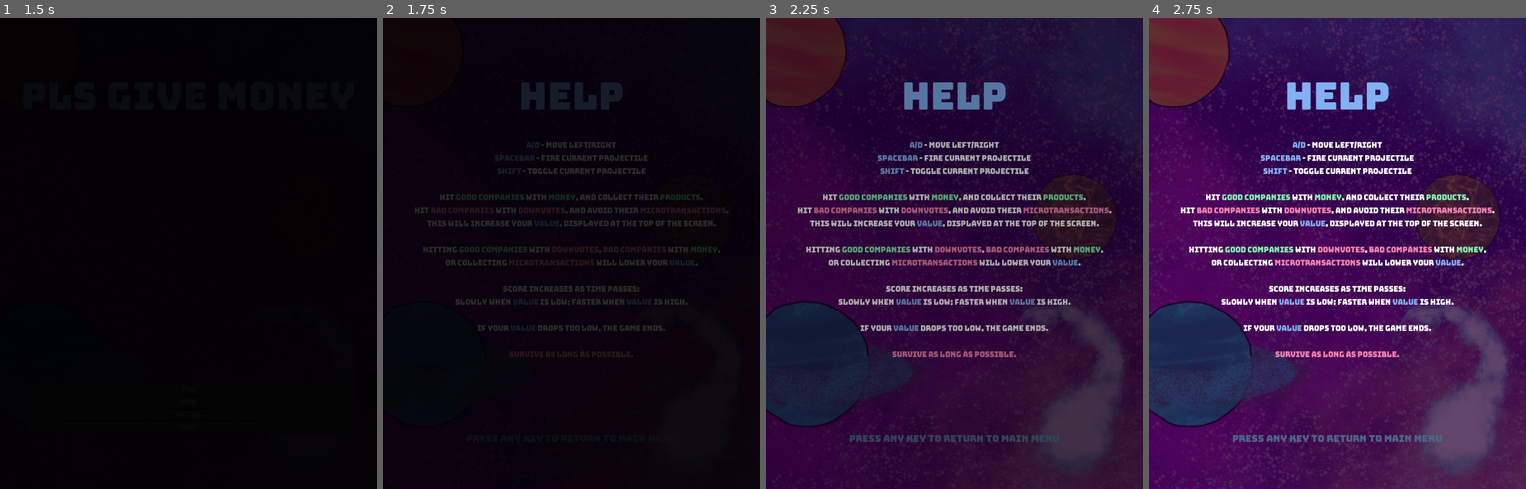
Above: before the commit, frames 1-4 (left to right).
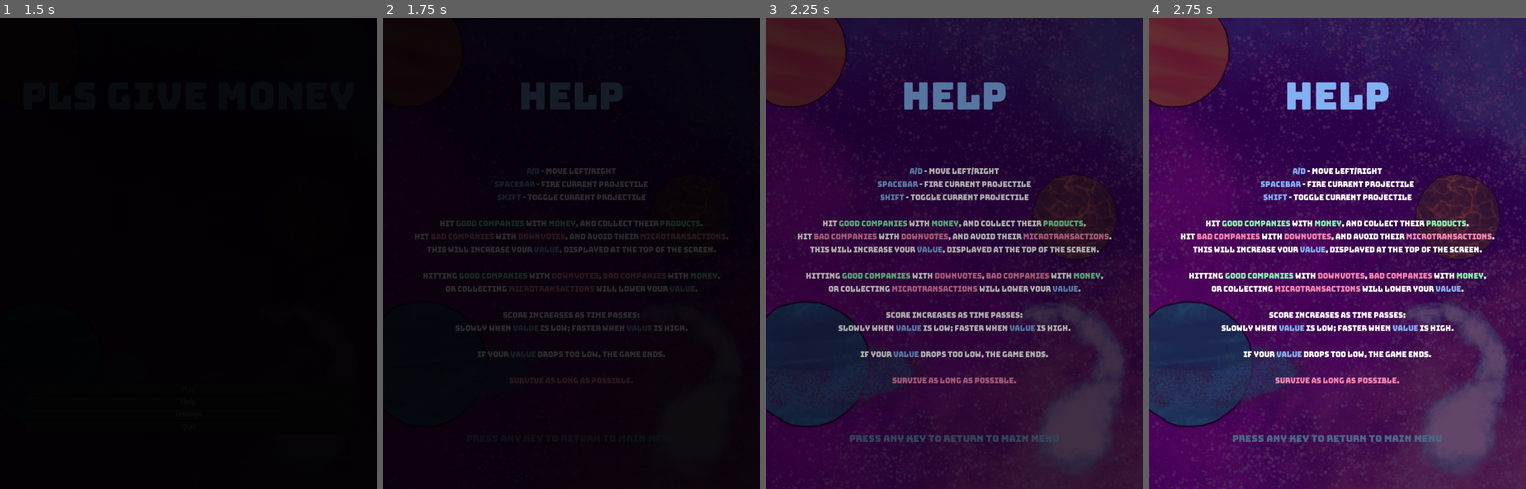
Above: after the commit, the same moments.

Repository: SJPGDD/PlsGiveMoney
Game: Godot game, scene res://Scenes/Menu.tscn
Same seed, same stepped clock (60 frames per second), same inputs: the game is played once before the commit and once after it.
Inputs (mouse positions are in pixels of both pictures, inside the frame that each line leads up to):
- Up to frame 1 (1.5 s): click "Help" at 0.5 s; move the mouse to (271, 229) at 1.27 s; hold D (move_right) from 1.28 s (still down); tap Shift (toggle_projectile) at 1.35 s
- Up to frame 2 (1.75 s): keep holding D (move_right)
- Up to frame 3 (2.25 s): tap Enter at 2 s; move the mouse to (879, 277) at 2.02 s; release D (move_right) at 2.03 s; hold A (move_left) from 2.03 s (still down); tap Shift (toggle_projectile) at 2.1 s
- Up to frame 4 (2.75 s): keep holding A (move_left)

Frame 1 is identical in both runs. In frame 2, 5.4% of the frame differs, in the area x 8-92%, y 26-78%; in frame 3, 9.7%; in frame 4, 10%.

Commit message:
UI Tweaks, Message Scene (Needs Display System)

Diff:
--- a/PlsGiveMoneyGD/Scenes/Game.tscn
+++ b/PlsGiveMoneyGD/Scenes/Game.tscn
@@ -5,10 +5,9 @@
 [ext_resource path="res://Scripts/Background.gd" type="Script" id=3]
 [ext_resource path="res://Scenes/Ships/Player.tscn" type="PackedScene" id=4]
 [ext_resource path="res://Scripts/CompanySpawner.gd" type="Script" id=5]
-[ext_resource path="res://Scripts/DebugReadout.gd" type="Script" id=6]
-[ext_resource path="res://Scenes/UI/ValueRatio.tscn" type="PackedScene" id=7]
-[ext_resource path="res://Assets/Fonts/BungeeDynamic.tres" type="DynamicFontData" id=8]
-[ext_resource path="res://Scenes/UI/LossScreen.tscn" type="PackedScene" id=9]
+[ext_resource path="res://Scenes/UI/ValueRatio.tscn" type="PackedScene" id=6]
+[ext_resource path="res://Assets/Fonts/BungeeDynamic.tres" type="DynamicFontData" id=7]
+[ext_resource path="res://Scenes/UI/LossScreen.tscn" type="PackedScene" id=8]
 
 [sub_resource type="Shader" id=1]
 
@@ -55,15 +54,44 @@
 "values": [ 0.0 ]
 }
 
+[sub_resource type="StyleBoxFlat" id=5]
+
+content_margin_left = -1.0
+content_margin_right = -1.0
+content_margin_top = -1.0
+content_margin_bottom = -1.0
+bg_color = Color( 0, 0, 0, 0.784314 )
+draw_center = true
+border_width_left = 0
+border_width_top = 0
+border_width_right = 0
+border_width_bottom = 2
+border_color = Color( 0.509804, 0.686275, 0.941176, 1 )
+border_blend = false
+corner_radius_top_left = 0
+corner_radius_top_right = 0
+corner_radius_bottom_right = 0
+corner_radius_bottom_left = 0
+corner_detail = 1
+expand_margin_left = 0.0
+expand_margin_right = 0.0
+expand_margin_top = 0.0
+expand_margin_bottom = 0.0
+shadow_color = Color( 0, 0, 0, 0 )
+shadow_size = 0
+anti_aliasing = true
+anti_aliasing_size = 1
+_sections_unfolded = [ "Border", "Border Width", "Corner Radius", "Shadow" ]
+
 [sub_resource type="DynamicFont" id=4]
 
 size = 32
 use_mipmaps = false
 use_filter = false
-font_data = ExtResource( 8 )
+font_data = ExtResource( 7 )
 _sections_unfolded = [ "Font", "Settings" ]
 
-[node name="Game" type="Node2D"]
+[node name="Game" type="Node2D" index="0"]
 
 script = ExtResource( 1 )
 company_hits_player = 1.0
@@ -117,26 +145,22 @@
 size_flags_vertical = 1
 _sections_unfolded = [ "Anchor", "Focus", "Hint", "Margin", "Rect", "Size Flags" ]
 
-[node name="DebugReadout" type="Label" parent="UI" index="0"]
+[node name="Shade" type="Panel" parent="UI" index="0"]
 
 anchor_left = 0.0
 anchor_top = 0.0
 anchor_right = 0.0
 anchor_bottom = 0.0
-margin_top = 200.0
-margin_right = 40.0
-margin_bottom = 214.0
+margin_right = 720.0
+margin_bottom = 95.0
 rect_pivot_offset = Vector2( 0, 0 )
-mouse_filter = 2
+mouse_filter = 0
 size_flags_horizontal = 1
-size_flags_vertical = 4
-percent_visible = 1.0
-lines_skipped = 0
-max_lines_visible = -1
-script = ExtResource( 6 )
-_sections_unfolded = [ "Rect" ]
+size_flags_vertical = 1
+custom_styles/panel = SubResource( 5 )
+_sections_unfolded = [ "Rect", "Size Flags", "Theme", "custom_styles" ]
 
-[node name="ValueRatioDisplay" parent="UI" index="1" instance=ExtResource( 7 )]
+[node name="ValueRatioDisplay" parent="UI" index="1" instance=ExtResource( 6 )]
 
 anchor_left = 0.5
 anchor_right = 0.5
@@ -158,13 +182,13 @@
 size_flags_horizontal = 1
 size_flags_vertical = 4
 custom_fonts/font = SubResource( 4 )
-custom_colors/font_color = Color( 0.509804, 0.686275, 0.941176, 1 )
+custom_colors/font_color = Color( 1, 1, 1, 1 )
 text = "0"
 align = 1
 valign = 1
 percent_visible = 1.0
 lines_skipped = 0
 max_lines_visible = -1
-_sections_unfolded = [ "Rect", "custom_colors", "custom_fonts" ]
+_sections_unfolded = [ "Material", "Rect", "Visibility", "custom_colors", "custom_fonts" ]
 
-[node name="LossScreen" parent="UI" index="3" instance=ExtResource( 9 )]
+[node name="LossScreen" parent="UI" index="3" instance=ExtResource( 8 )]
--- a/PlsGiveMoneyGD/Scenes/Help.tscn
+++ b/PlsGiveMoneyGD/Scenes/Help.tscn
@@ -117,11 +117,10 @@
 anchor_right = 0.0
 anchor_bottom = 0.0
 margin_left = 50.0
-margin_top = 235.0
+margin_top = 285.0
 margin_right = 670.0
 margin_bottom = 735.0
 rect_pivot_offset = Vector2( 0, 0 )
-rect_clip_content = true
 mouse_filter = 2
 size_flags_horizontal = 1
 size_flags_vertical = 3
@@ -149,9 +148,7 @@
 
 If your [color=#82aff0]Value[/color] drops too low, the game ends.
 
-[color=#f082af]Survive as long as possible.[/color][center]
-
-"
+[color=#f082af]Survive as long as possible.[/color][center]"
 visible_characters = -1
 percent_visible = 1.0
 override_selected_font_color = false
--- /dev/null
+++ b/PlsGiveMoneyGD/Scenes/UI/Message.tscn
@@ -0,0 +1,36 @@
+[gd_scene load_steps=4 format=2]
+
+[ext_resource path="res://Scripts/Message.gd" type="Script" id=1]
+[ext_resource path="res://Assets/Fonts/BungeeDynamic.tres" type="DynamicFontData" id=2]
+
+[sub_resource type="DynamicFont" id=1]
+
+size = 48
+use_mipmaps = false
+use_filter = true
+font_data = ExtResource( 2 )
+_sections_unfolded = [ "Font", "Settings" ]
+
+[node name="Message" type="Position2D"]
+
+script = ExtResource( 1 )
+_sections_unfolded = [ "Anchor", "Margin", "Rect", "custom_fonts" ]
+
+[node name="Text" type="Label" parent="." index="0"]
+
+anchor_left = 0.0
+anchor_top = 0.0
+anchor_right = 0.0
+anchor_bottom = 0.0
+margin_right = 234.0
+margin_bottom = 49.0
+rect_pivot_offset = Vector2( 0, 0 )
+mouse_filter = 2
+size_flags_horizontal = 1
+size_flags_vertical = 4
+custom_fonts/font = SubResource( 1 )
+text = "Message"
+percent_visible = 1.0
+lines_skipped = 0
+max_lines_visible = -1
+_sections_unfolded = [ "Anchor", "custom_fonts" ]
--- a/PlsGiveMoneyGD/Scripts/GameController.gd
+++ b/PlsGiveMoneyGD/Scripts/GameController.gd
@@ -5,8 +5,10 @@
 
 onready var player = $Player
 onready var background = $Background
+onready var ui = $UI
 onready var value_ratio = $UI/ValueRatioDisplay
 onready var score = $UI/ScoreDisplay
+onready var message = load("res://Scenes/UI/Message.tscn")
 
 var lost = false
 
@@ -64,11 +66,15 @@
 
 #Called every update to ensure that the UI components contain the relevant data
 func _refresh_ui():
+	var val = player.value_ratio.ratio
+
 	#Value Ratio Display, smoothly interpolate from the old value to the new
-	value_ratio.ratio = lerp(value_ratio.ratio, player.value_ratio.ratio, 0.07)
+	value_ratio.ratio = lerp(value_ratio.ratio, val, 0.07)
 
 	#Score display, integer representation
 	score.text = str(int(player.score))
+	val += 0.5 #Convert to 0..1 scale
+	score.self_modulate = Color(1 - val, val, 1)
 
 func lose():
 	if lost: return; else: lost = true
--- /dev/null
+++ b/PlsGiveMoneyGD/Scripts/Message.gd
@@ -0,0 +1,39 @@
+extends Position2D
+
+var text = "Message"
+var approach_position = Vector2(720/2, 250)
+var approach_speed = 0.1
+var approach_cutoff = 1.0
+var wait_duration = 2.0
+var depart_scale = Vector2(2, 2)
+var depart_speed = 0.1
+var depart_cutoff = 0.1
+
+enum MoveState {
+	APPROACH, WAIT, DEPART
+}
+
+var move_state = MoveState.APPROACH
+var waited = 0.0
+
+func _ready():
+	position.y = approach_position.y
+	$Text.rect_position -= $Text.rect_size / 2
+
+func _process(delta):
+	match move_state:
+		MoveState.APPROACH:
+			position.x = lerp(position.x, approach_position.x, 0.1)
+			position.y = lerp(position.y, approach_position.y, 0.1)
+			if (position - approach_position).length() <= approach_cutoff:
+				move_state = MoveState.WAIT; return
+		MoveState.WAIT:
+			waited += delta
+			if waited >= wait_duration:
+				move_state = MoveState.DEPART; return
+		MoveState.DEPART:
+			scale.x = lerp(scale.x, depart_scale.x, depart_speed)
+			scale.y = lerp(scale.y, depart_scale.y, depart_speed)
+			modulate.a = lerp(modulate.a, 0, depart_speed)
+			if (scale - depart_scale).length() <= depart_cutoff:
+				queue_free()
--- a/PlsGiveMoneyGD/Scripts/Player.gd
+++ b/PlsGiveMoneyGD/Scripts/Player.gd
@@ -19,39 +19,31 @@
 export(int) var score_per_second = 1_000
 
 #Instance of ValueRatio class, which is created using the above init values
-onready var value_ratio = load("res://Scripts/ValueRatio.gd").new(ratio_buffer_size, 0, minimum_ratio, 1)
-
-#Reference to the debug label for displaying variables
-onready var debug = $"../UI/DebugReadout"
+onready var value_ratio = load("res://Scripts/ValueRatio.gd").new(ratio_buffer_size, 0, minimum_ratio, 1.0)
 
 #Current number of points the player earned in this run
 var score = 0
 
 #Lerping tracker variable for smooth horizontal movement
-var target_position = Vector2()
+var target_x = spawn.x
 
 #Calls spawn when the player is added to the SceneTree
 func _ready():
 	spawn()
-	value_ratio.connect("below_minimum", get_parent(), "lose")
+	value_ratio.connect("below_minimum", $"/root/Game", "lose")
 
 #Updates horizontal position, increments score,
 #and updates debug display as needed
 func _process(delta):
 	_move_horizontally(delta)
 	_clamp_to_screen()
-
-	score += score_per_second * (value_ratio.ratio + 1) * delta
-
-	debug.set_line(0, "Pos", position)
-	debug.set_line(1, "Value Ratio", value_ratio.ratio)
-	debug.set_line(2, "Score", score)
+	_increase_score(delta)
 
 #Sets position to the spawn position, sets score to 0,
 #and restores the value ratio to its initial state
 func spawn():
 	position = spawn
-	target_position = position
+	target_x = position.x
 	score = 0
 	value_ratio.reset(20, 0.0)
 
@@ -60,10 +52,10 @@
 #adjusted for move_speed and delta, and interpolated over time
 func _move_horizontally(delta):
 	if Input.is_action_pressed("move_left"):
-		target_position.x -= move_speed * delta
+		target_x -= move_speed * delta
 	elif Input.is_action_pressed("move_right"):
-		target_position.x += move_speed * delta
-	position.x = lerp(position.x, target_position.x, movement_snap)
+		target_x += move_speed * delta
+	position.x = lerp(position.x, target_x, movement_snap)
 
 #Ensures that the player is always completely on
 #screen by constraining its x position to between
@@ -72,4 +64,7 @@
 	var tex_half_width = $Sprite.texture.get_size().x / 2
 	var screen_width = get_viewport_rect().size.x
 	position.x = clamp(position.x, tex_half_width, screen_width - tex_half_width)
-	target_position.x = clamp(target_position.x, tex_half_width, screen_width - tex_half_width)
+	target_x = clamp(target_x, tex_half_width, screen_width - tex_half_width)
+
+func _increase_score(delta):
+	score += score_per_second * (value_ratio.ratio + 1) * delta
